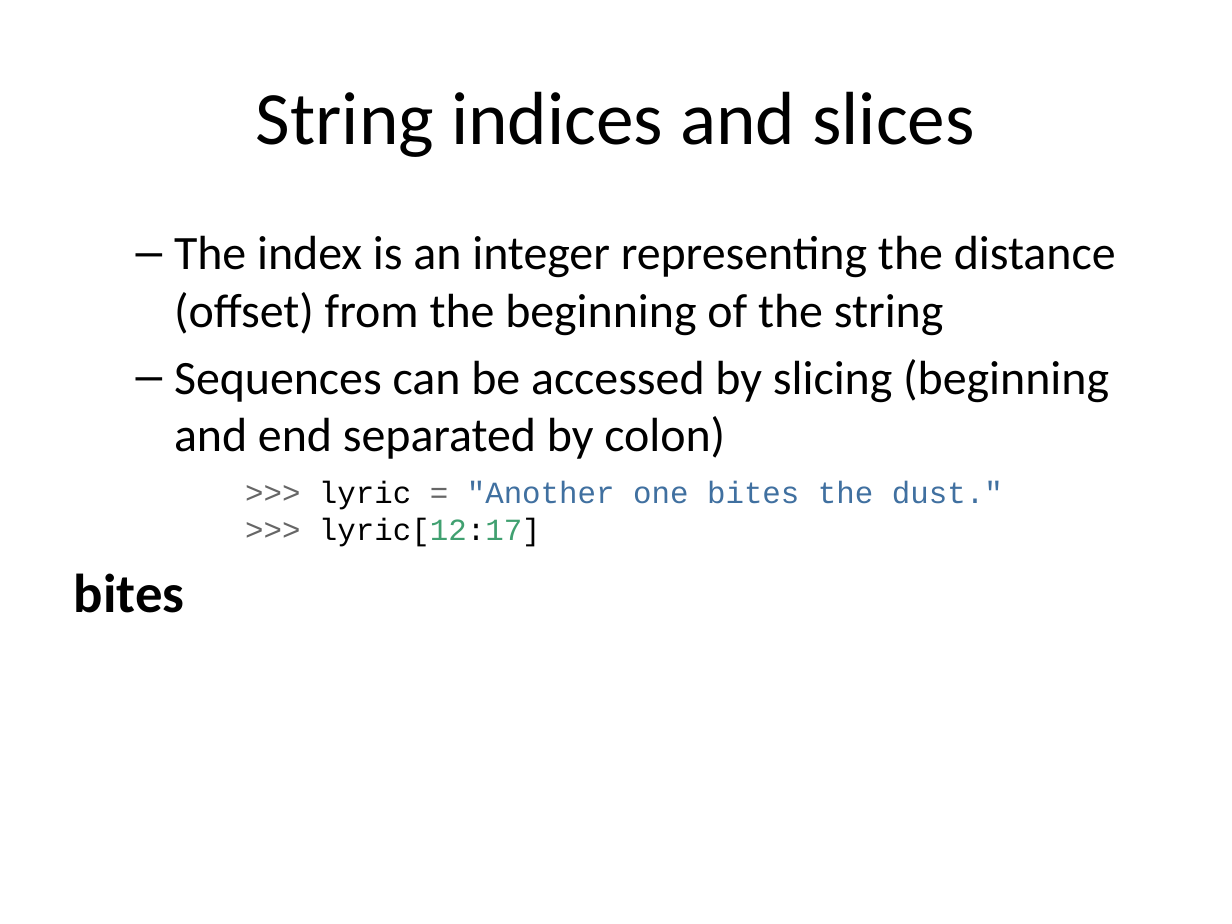
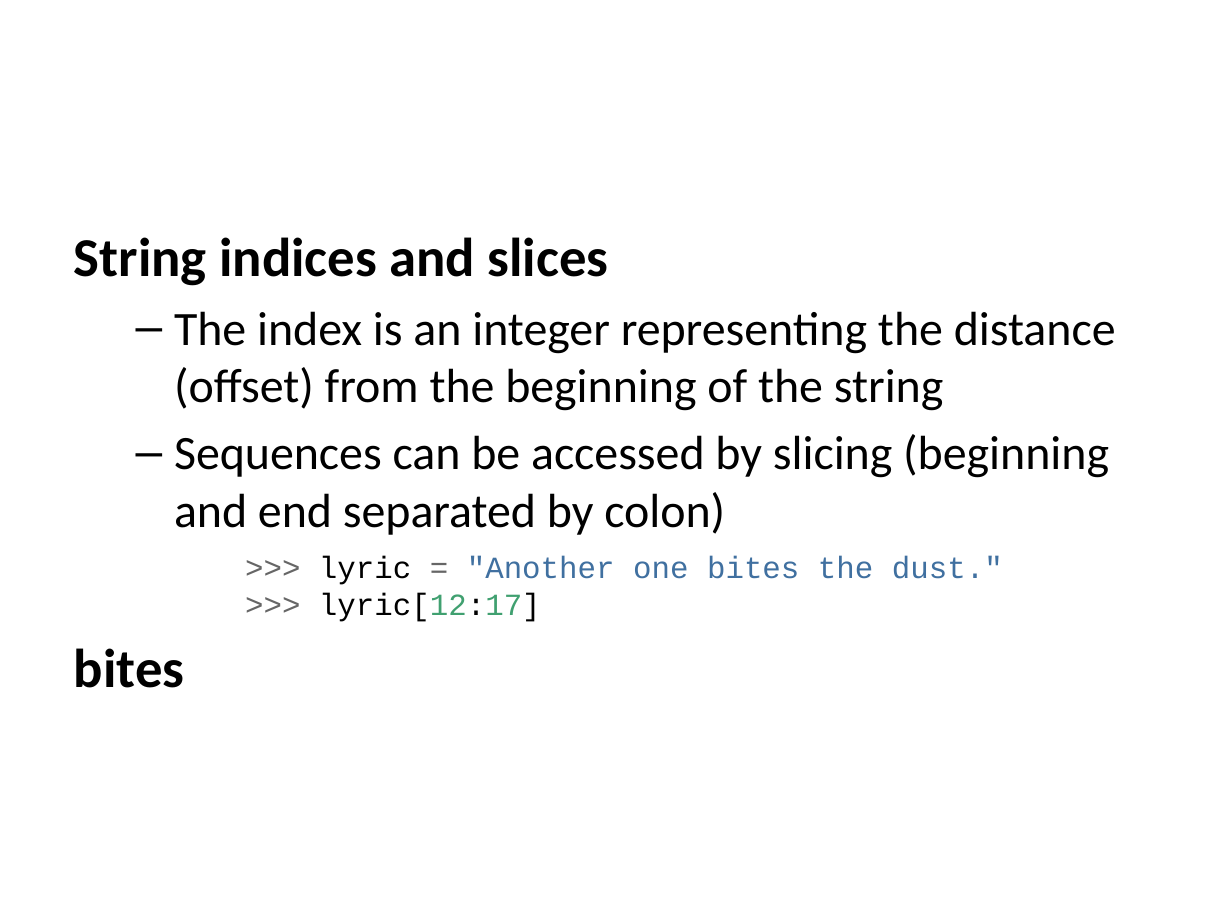
Before and after one commit to jwestgard/inst326, a slide deck: slide 10 of modules/module03/slides.pptx. Drawn at 1232x924 pixels with LibreOffice and Linux fonts; fonts in the diff are those of the drawing. Boxes give left, top, right and bottom in pixels: in the first picture for what was removed or moved away, otherwise in the second. Text is boxed around its words. In the diff, an @@ line names an element or a change of style, - is before the commit and + after.

```diff
--- a/modules/module03/slides.pptx
+++ b/modules/module03/slides.pptx
@@ title removed at (256, 91, 975, 157) @@
-String indices and slices
@@ text at (74, 237, 609, 286): paragraph added @@
+String indices and slices
```
Also in this commit, not shown: 25 other slides changed, 6 slides added, 1 slide removed, 25 other files.
